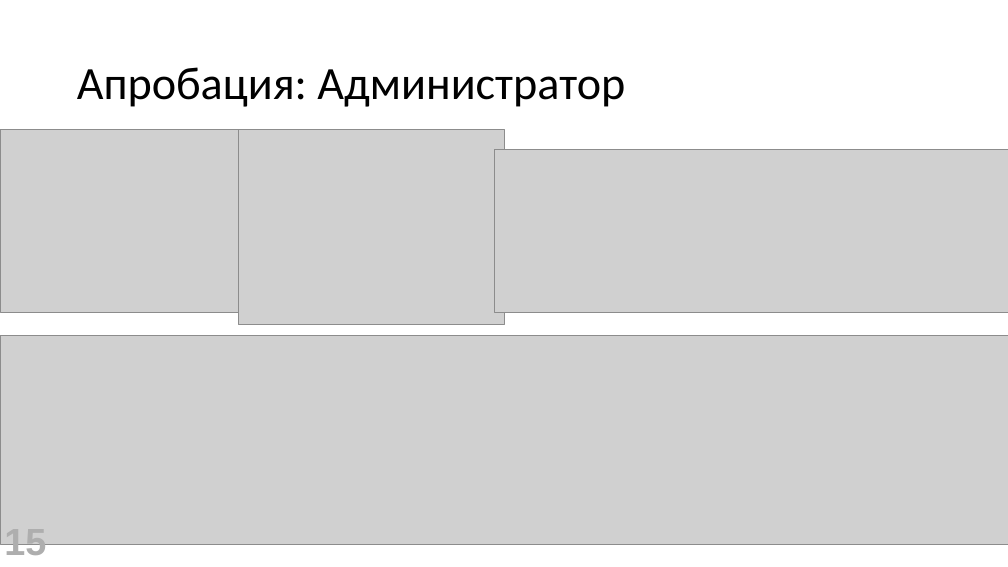
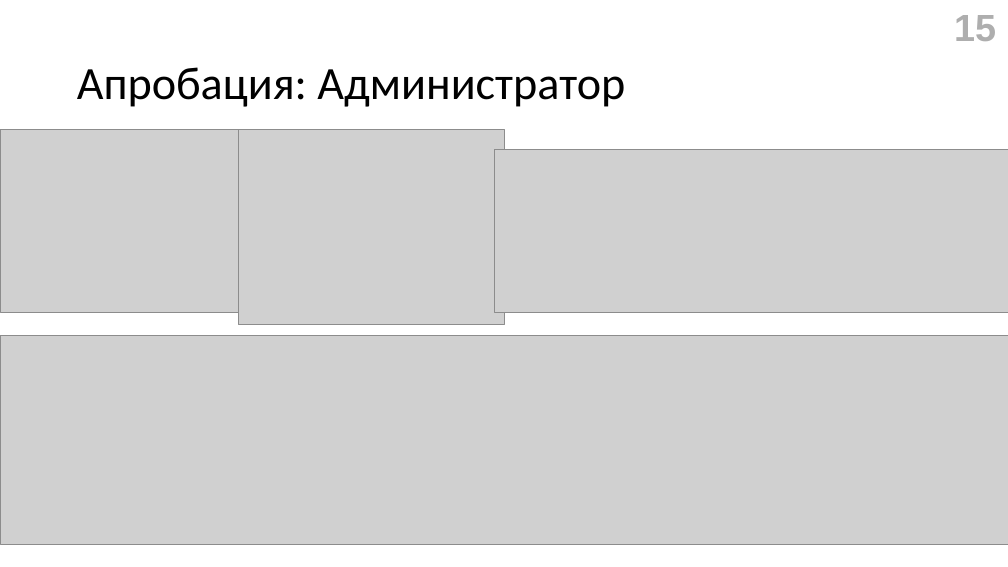
Before and after one commit to gromov-nikita/diplomHUB, a slide deck: slide 15 of diplom v2.0/doc/Презентация.pptx. Drawn at 1008x567 pixels with LibreOffice and Linux fonts; fonts in the diff are those of the drawing; grey boxes stand for pictures. Boxes give left, top, right and bottom in pixels: in the first picture for what was removed or moved away, otherwise in the second. Text is boxed around its words. In the diff, an @@ line names an element or a change of style, - is before the commit and + after.

```diff
--- a/diplom v2.0/doc/Презентация.pptx
+++ b/diplom v2.0/doc/Презентация.pptx
@@ page number rewrapped from (x1=4, y1=544, x2=46, y2=562) to (x1=954, y1=15, x2=996, y2=41) @@
```
Also in this commit, not shown: 19 other slides changed, 1 other file.
